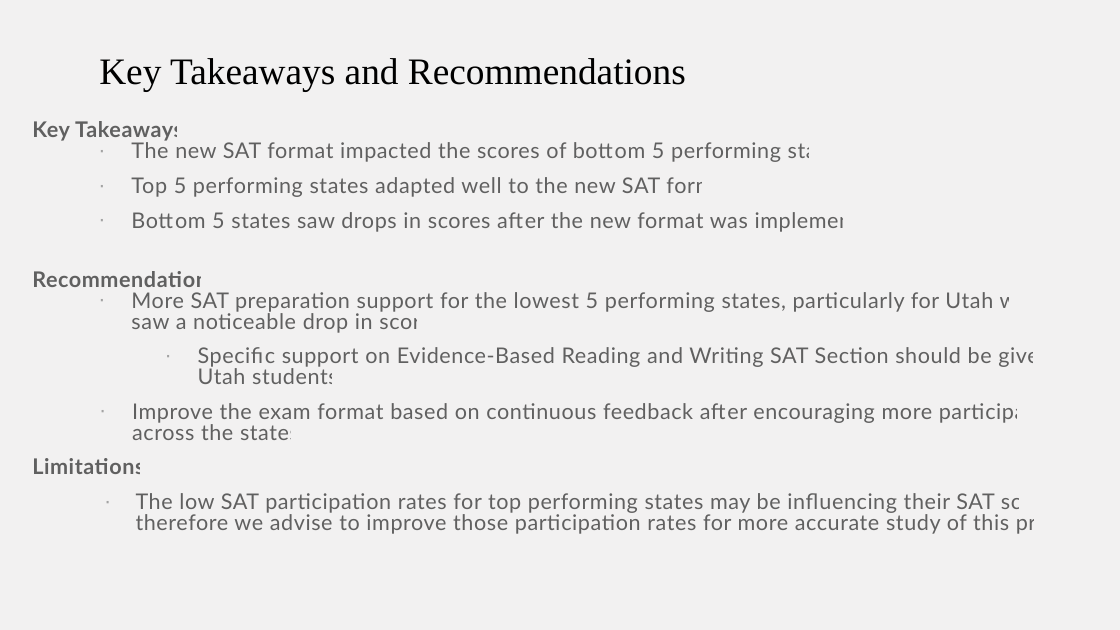
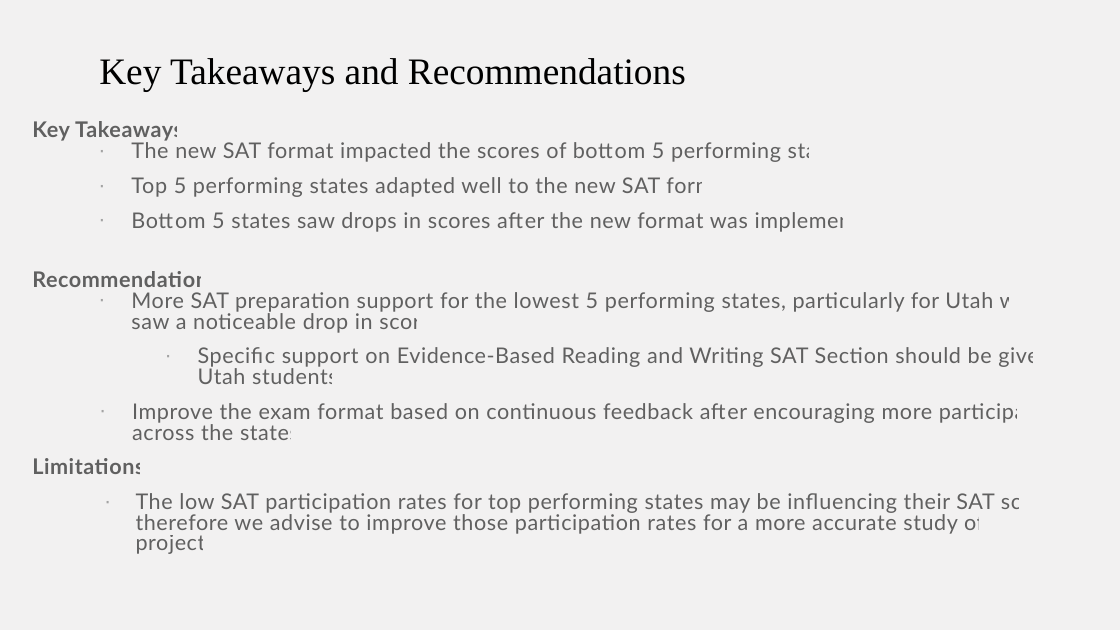
Before and after one commit to casper-wjs/General-assembly-projects, a slide deck: slide 8 of project_1/Project 1 Presentation.pptx. Drawn at 1120x630 pixels with LibreOffice and Linux fonts; fonts in the diff are those of the drawing. Boxes give left, top, right and bottom in pixels: in the first picture for what was removed or moved away, otherwise in the second. Text is boxed around its words. In the diff, an @@ line names an element or a change of style, - is before the commit and + after.

```diff
--- a/project_1/Project 1 Presentation.pptx
+++ b/project_1/Project 1 Presentation.pptx
@@ text at (x1=136, y1=493, x2=1069, y2=554): text changed @@
-        · The low SAT participation rates for top performing states may be influencing their SAT scores, therefore we advise to improve those participation rates for more accurate study of this project
+        · The low SAT participation rates for top performing states may be influencing their SAT scores, therefore we advise to improve those participation rates for a more accurate study of this project
```
Also in this commit, not shown: 9 other files.
